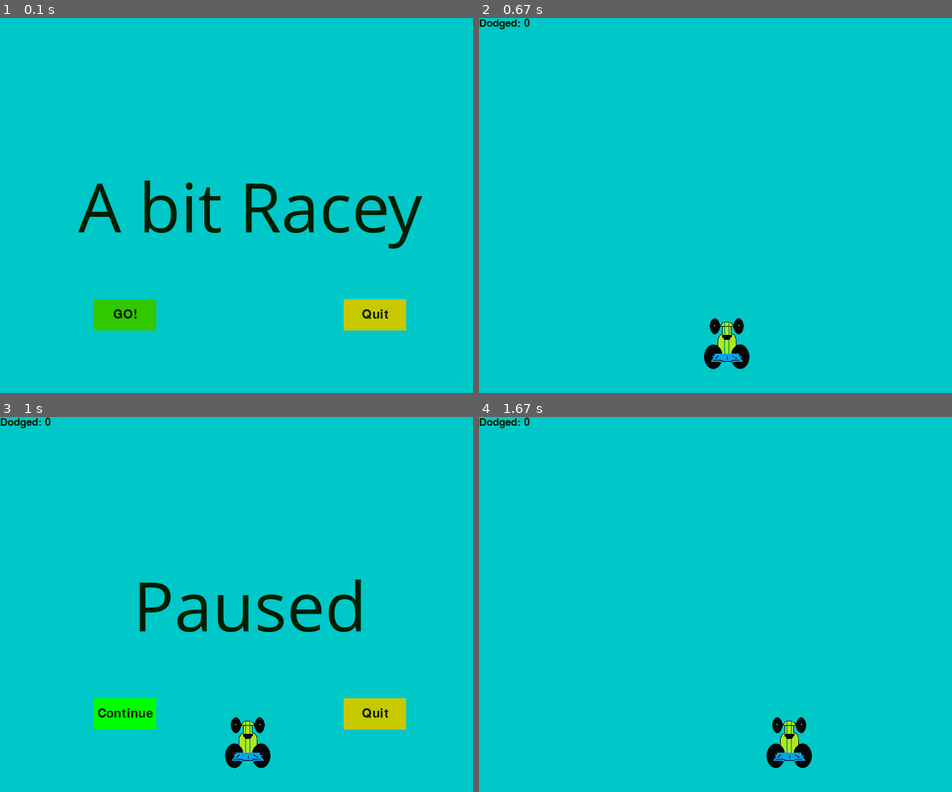
Above: before the commit, frames 1-4 (two rows, left to right).
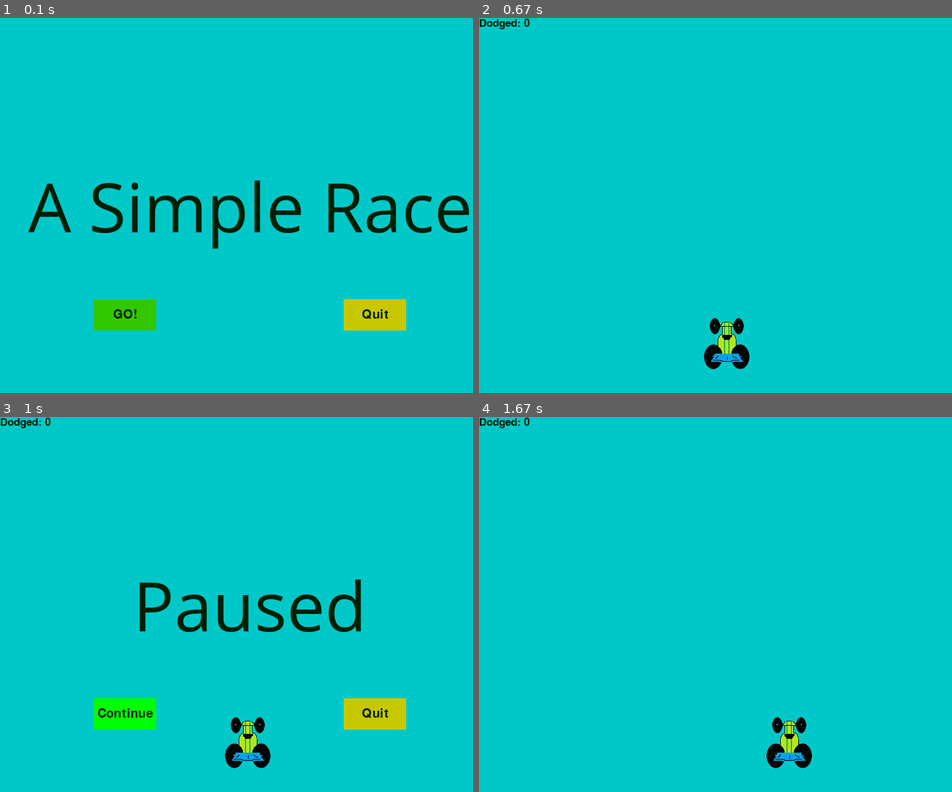
Above: after the commit, the same moments.

Repository: ForestMilles/homework
Game: pygame game, started from pygame--practice/car race.py
The game is run twice, just before and just after one commit, with the same random seed, the same clock (stepped at 60 frames per second) and the same inputs.
Inputs:
- Up to frame 1 (0.1 s): no input
- Up to frame 2 (0.67 s): click "GO!" at 0.42 s
- Up to frame 3 (1 s): tap P at 0.67 s
- Up to frame 4 (1.67 s): click "Continue" at 1.08 s; hold Right from 1.33 s (still down)

The runs differ from the first frame. In frame 1, 5.1% of the frame differs, in the area x 5-100%, y 43-62%; in frame 2, nothing differs; in frame 3, nothing differs; in frame 4, nothing differs.

Commit message:
additions of sound and music to game

Diff:
--- a/pygame--practice/car race.py
+++ b/pygame--practice/car race.py
@@ -3,6 +3,8 @@
 import random
 
 pygame.init()
+
+crash_sound = pygame.mixer.Sound("crash.wav")
 
 display_width = 800
 display_height = 600
@@ -38,15 +40,19 @@
     text = font.render("Dodged: "+str(count), True, black)
     gameDisplay.blit(text,(0,0))
 
+
 def things(thingx, thingy, thingw, thingh, color):
     pygame.draw.rect(gameDisplay, color, [thingx, thingy, thingw, thingh])
 
+
 def car(x, y):
     gameDisplay.blit(carImg, (x, y))
+
 
 def text_objects(text, font):
     textSurface = font.render(text, True, black)
     return textSurface, textSurface.get_rect()
+
 
 def message_display(text):
     largeText = pygame.font.Font('freesansbold.ttf',115)
@@ -60,7 +66,10 @@
 
     game_loop()
 
+
 def crash():
+    pygame.mixer.Sound.play(crash_sound)
+    pygame.mixer.music.stop()
     largeText = pygame.font.SysFont("comicsansms", 115)
     TextSurf, TextRect = text_objects("You Crashed", largeText)
     TextRect.center = ((display_width / 2), (display_height / 2))
@@ -77,6 +86,7 @@
 
         pygame.display.update()
         clock.tick(15)
+
 
 def button(msg,x,y,w,h,ic,ac,action=None):
     mouse = pygame.mouse.get_pos()
@@ -102,10 +112,12 @@
 
 def unpause():
     global paused
+    pygame.mixer.music.unpause()
     paused = False
 
 
 def pause():
+    pygame.mixer.music.pause()
     largeText = pygame.font.SysFont("comicsansms", 115)
     TextSurf, TextRect = text_objects("Paused", largeText)
     TextRect.center = ((display_width / 2), (display_height / 2))
@@ -136,7 +148,7 @@
 
         gameDisplay.fill(white)
         largeText = pygame.font.SysFont("comicsansms", 115)
-        TextSurf, TextRect = text_objects("A bit Racey", largeText)
+        TextSurf, TextRect = text_objects("A Simple Race", largeText)
         TextRect.center = ((display_width / 2), (display_height / 2))
         gameDisplay.blit(TextSurf, TextRect)
 
@@ -149,6 +161,9 @@
 
 def game_loop():
     global paused
+
+    pygame.mixer.music.load('surround.wav')
+    pygame.mixer.music.play(-1)
 
     x = (display_width * 0.45)
     y = (display_height * 0.8)
Not shown, added: pygame--practice/crash.wav
Not shown, added: pygame--practice/surround.wav
